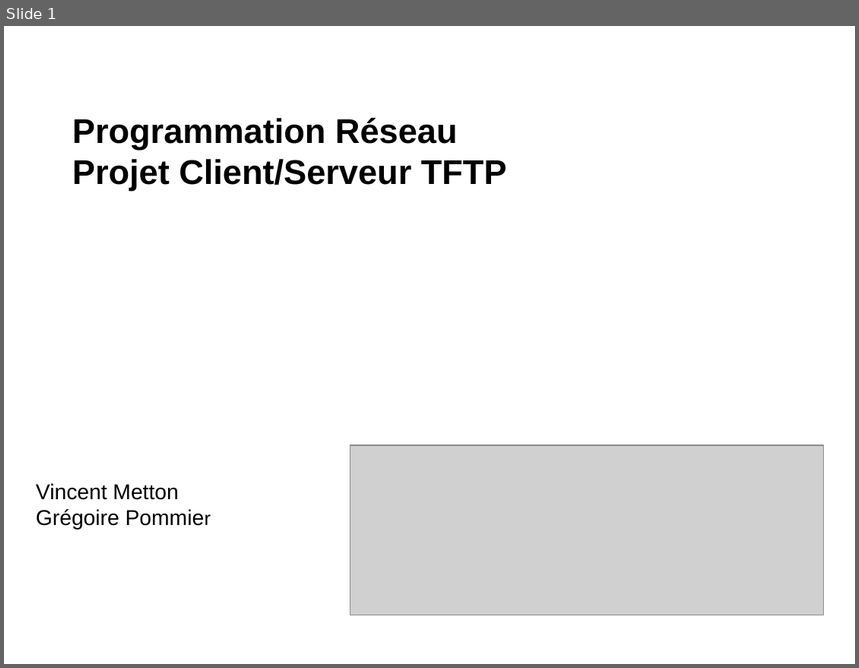
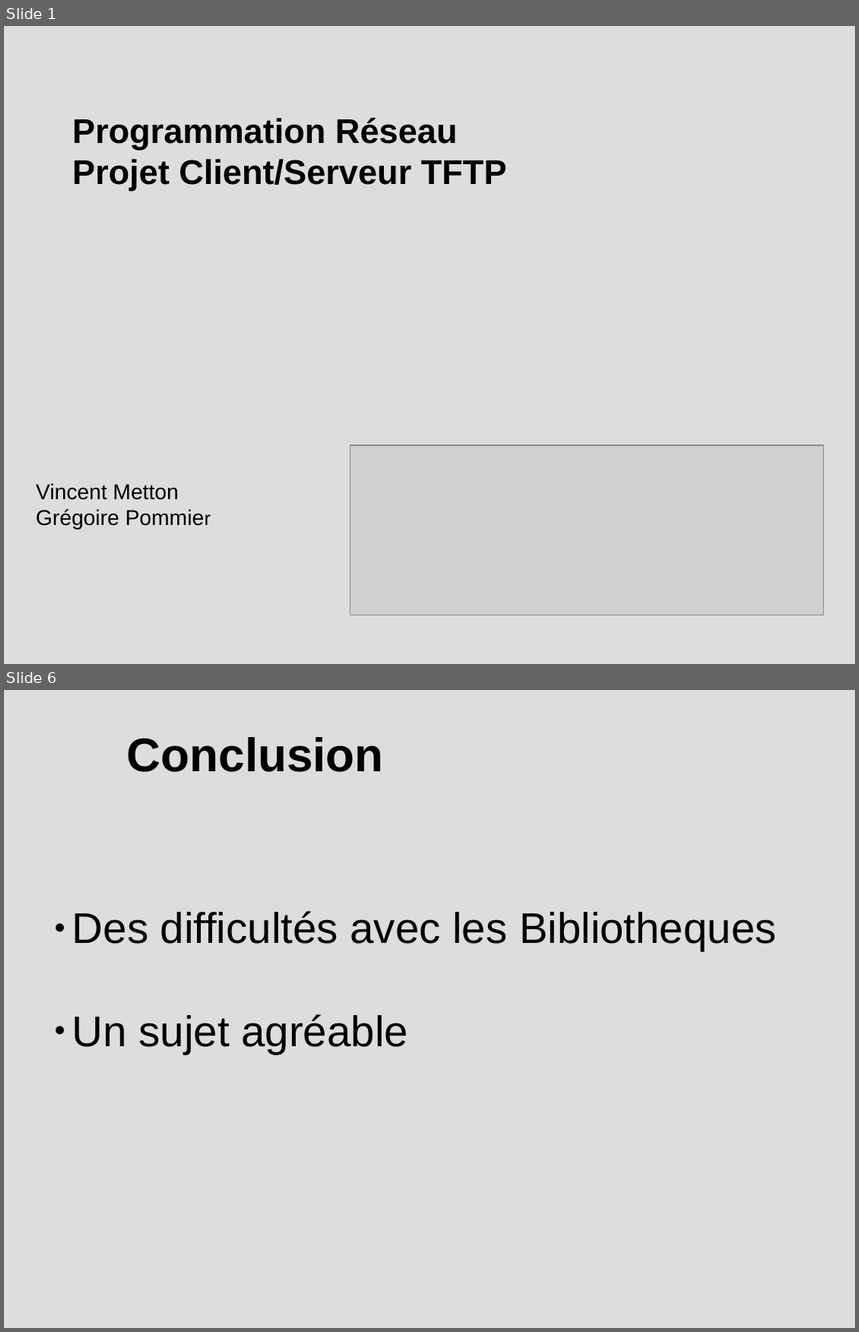
Before and after one commit to DaVinciLord/tftp, a slide deck: presentation.odp. Shown one above the other, each under a label of ours: slide 1 before the commit, slides 1 and 6 after it; the slides between them are not shown. The pictures are 859x668 and 859x1332 pixels, drawn with LibreOffice and Linux fonts; fonts in the diff are those of the drawing; grey boxes stand for pictures. Boxes give left, top, right and bottom in pixels: in the first picture for what was removed or moved away, otherwise in the second. Text is boxed around its words. In the diff, an @@ line names an element or a change of style, - is before the commit and + after.

```diff
--- a/presentation.odp
+++ b/presentation.odp
@@ slide 6 added at (x1=4, y1=690, x2=855, y2=1328), background #DDDDDD @@
@@ text added at (x1=127, y1=737, x2=384, y2=772), 44 pt, text #000000, bold @@
+Conclusion
@@ text added at (x1=72, y1=911, x2=777, y2=1054), 40 pt, text #000000 @@
+● Des difficultés avec les Bibliotheques
+● Un sujet agréable
@@ slide 1 changed as well @@
@@ background #FFFFFF to #DDDDDD @@
```
Also in this commit, not shown: 4 other slides added, 4 slides removed, 12 other files.
